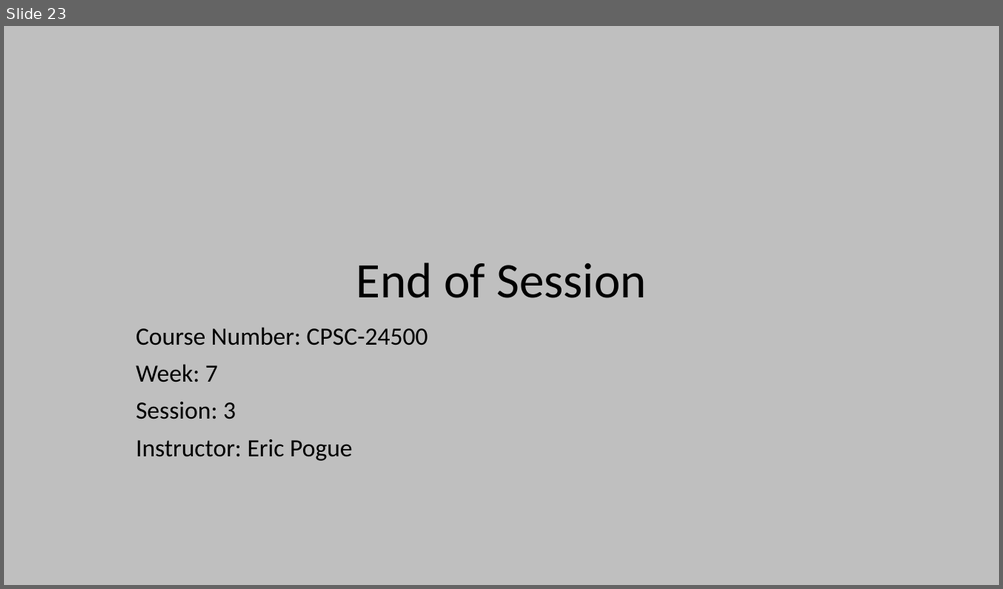
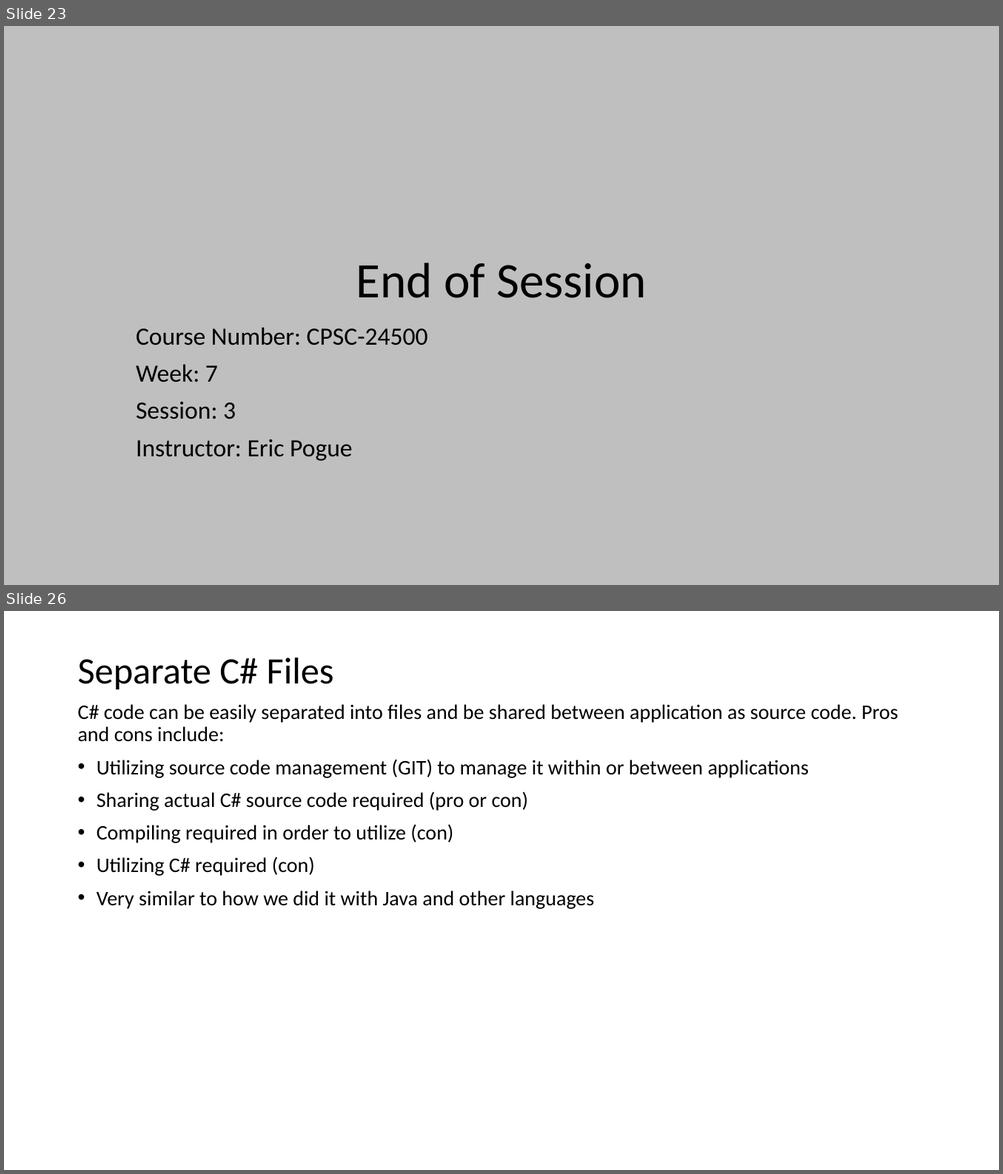
Before and after one commit to EricJPogue/www-epogue-info, a slide deck: CPSC-24500/Week07/2017SpringW07Slides.pptx. Shown one above the other, each under a label of ours: slide 23 before the commit, slides 23 and 26 after it; the slides between them are not shown. The pictures are 1003x589 and 1003x1174 pixels, drawn with LibreOffice and Linux fonts; fonts in the diff are those of the drawing. Boxes give left, top, right and bottom in pixels: in the first picture for what was removed or moved away, otherwise in the second. Text is boxed around its words. In the diff, an @@ line names an element or a change of style, - is before the commit and + after.

```diff
--- a/CPSC-24500/Week07/2017SpringW07Slides.pptx
+++ b/CPSC-24500/Week07/2017SpringW07Slides.pptx
@@ slide 26 added at box(4, 611, 999, 1170), background #FFFFFF @@
@@ title added at box(78, 658, 334, 689), 36 pt, text #000000 @@
+Separate C# Files
@@ text added at box(78, 704, 898, 909), 20 pt, text #000000 @@
+C# code can be easily separated into files and be shared between application as source code. Pros and cons include:
+• Utilizing source code management (GIT) to manage it within or between applications
+• Sharing actual C# source code required (pro or con)
+• Compiling required in order to utilize (con)
+• Utilizing C# required (con)
+• Very similar to how we did it with Java and other languages
```
Also in this commit, not shown: 8 other slides added, 3 other files.
